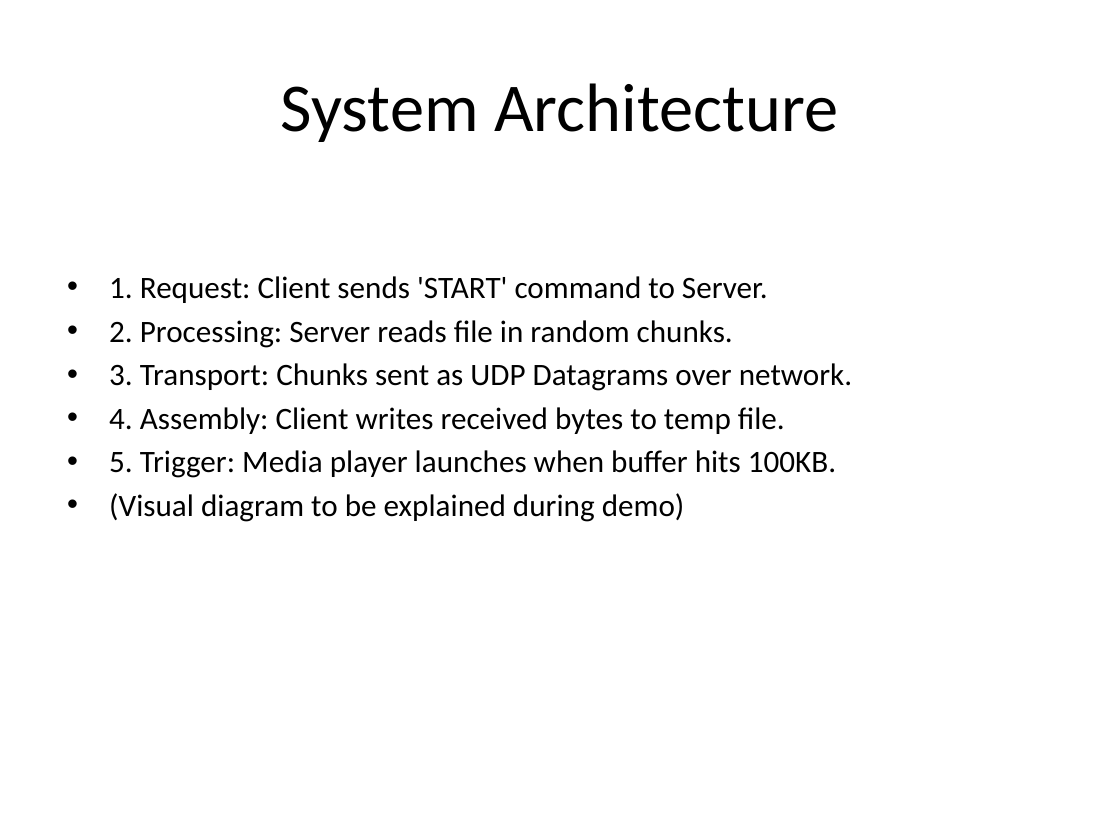
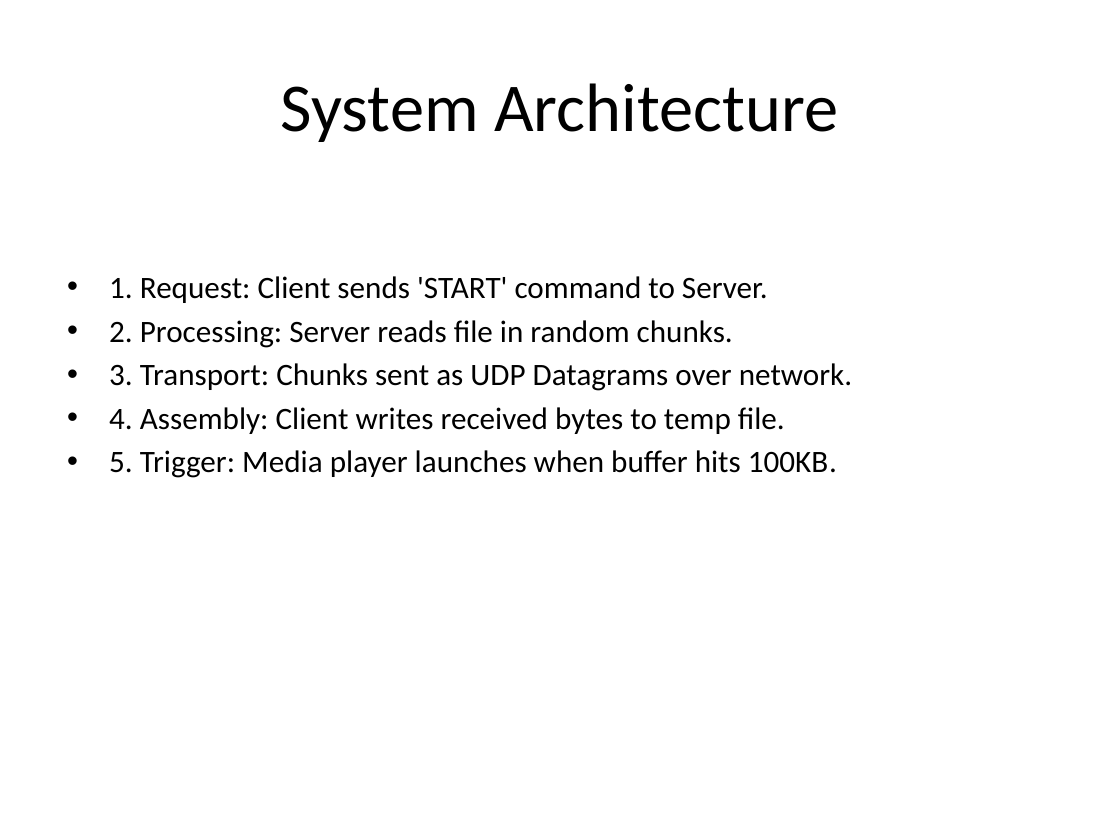
Before and after one commit to pronad1/Academic_PSTU_CSE, a slide deck: slide 5 of 5th Semester/ma'am assignment/streaming_GUI/Final_Project_Presentation.pptx. Drawn at 1120x840 pixels with LibreOffice and Linux fonts; fonts in the diff are those of the drawing. Boxes give left, top, right and bottom in pixels: in the first picture for what was removed or moved away, otherwise in the second. Text is boxed around its words. In the diff, an @@ line names an element or a change of style, - is before the commit and + after.

Commit message:
final

```diff
--- a/5th Semester/ma'am assignment/streaming_GUI/Final_Project_Presentation.pptx
+++ b/5th Semester/ma'am assignment/streaming_GUI/Final_Project_Presentation.pptx
@@ text at bbox=[109, 493, 685, 522]: paragraph removed @@
-• (Visual diagram to be explained during demo)
```
Also in this commit, not shown: 1 slide added, 1 slide removed.
